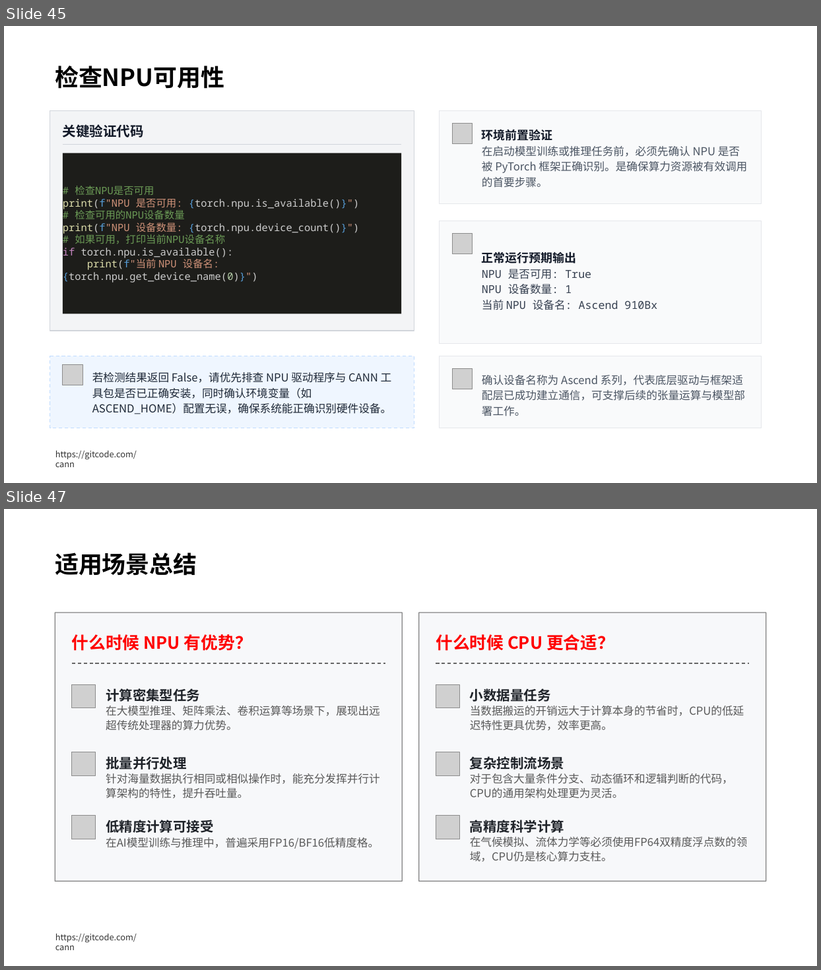
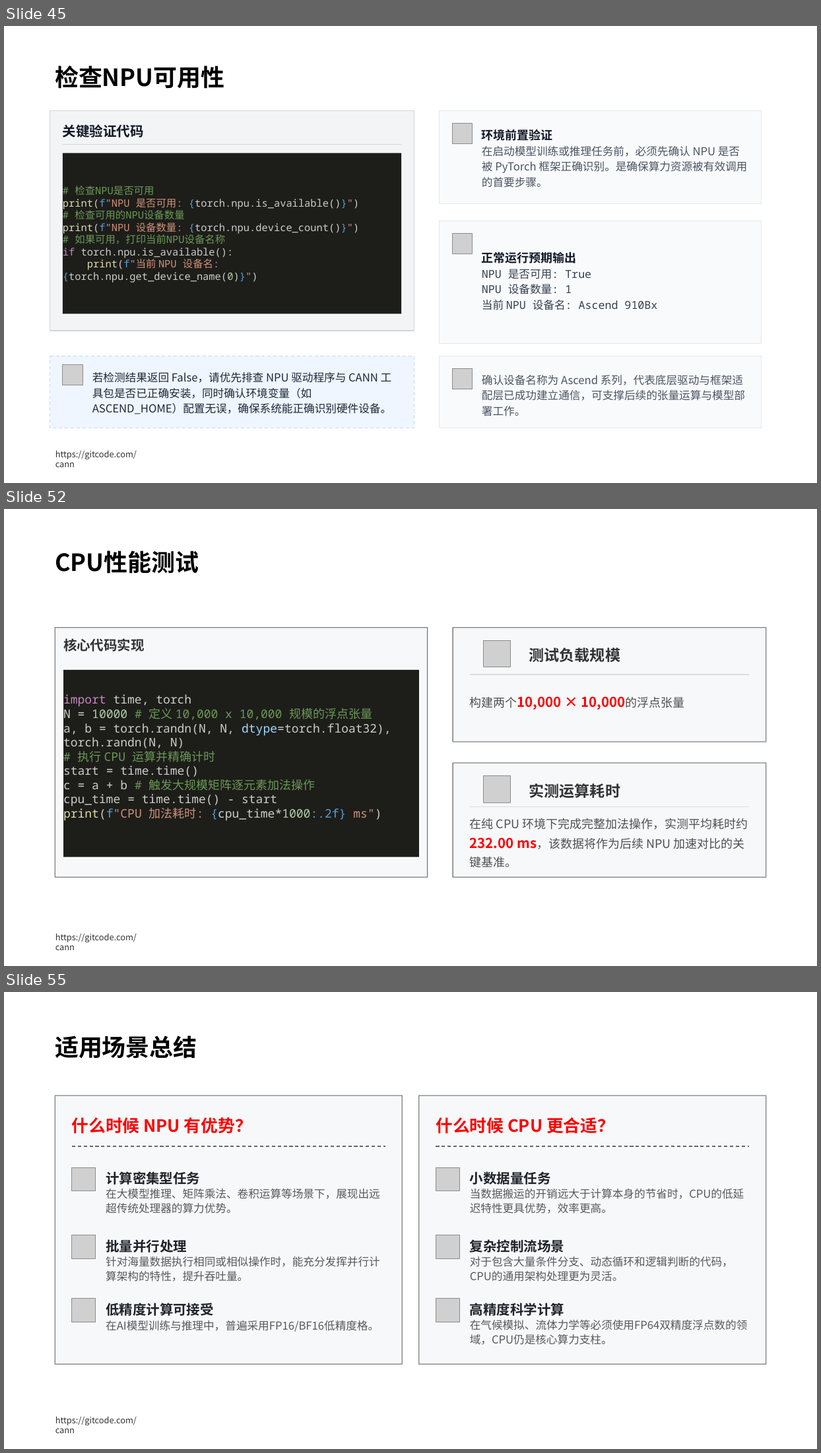
Before and after one commit to hicann/cann-learning-hub, a slide deck: quick_start/cann_basics/slides/artificial_intelligence_basics.pptx. Shown one above the other, each under a label of ours: slides 45 and 47 before the commit, slides 45, 52 and 55 after it; the slides between them are not shown. The pictures are 821x970 and 821x1453 pixels, drawn with LibreOffice and Linux fonts; fonts in the diff are those of the drawing; grey boxes stand for pictures; background and template pictures are left out. Boxes give left, top, right and bottom in pixels: in the first picture for what was removed or moved away, otherwise in the second. Text is boxed around its words. In the diff, an @@ line names an element or a change of style, - is before the commit and + after.

```diff
--- a/quick_start/cann_basics/slides/artificial_intelligence_basics.pptx
+++ b/quick_start/cann_basics/slides/artificial_intelligence_basics.pptx
@@ slide 52 added at [4, 509, 817, 966], background #FFFFFF; not listed: 1 template element that a slide beside it also shows @@
@@ text added at [55, 551, 199, 574], 28 pt, text #000000, bold @@
+CPU性能测试
@@ rounded rectangle added at [55, 627, 428, 877], fill #F7F8FA, outline #666666 1 pt @@
@@ rounded rectangle added at [453, 627, 766, 742], fill #F7F8FA, outline #666666 1 pt @@
@@ text added at [63, 638, 145, 652], 16 pt, text #333333, bold @@
+核心代码实现
@@ picture added at [484, 640, 510, 667] @@
@@ text added at [529, 648, 621, 662], 18 pt, text #333333, bold @@
+测试负载规模
@@ rectangle added at [63, 670, 418, 857], fill #1D1D1A, 14 pt, text #CCCCCC @@
+import time, torch
+N = 10000 # 定义 10,000 x 10,000 规模的浮点张量
+a, b = torch.randn(N, N, dtype=torch.float32), torch.randn(N, N)
+# 执行 CPU 运算并精确计时
+start = time.time()
+c = a + b # 触发大规模矩阵逐元素加法操作
+cpu_time = time.time() - start
+print(f"CPU 加法耗时: {cpu_time*1000:.2f} ms")
@@ line added from (470, 675) to (749, 675), #DDDDDD 1 pt @@
@@ text added at [470, 696, 626, 710], 16 pt, text #FF0000, bold @@
+构建两个10,000 × 10,000的浮点张量
@@ rounded rectangle added at [453, 763, 766, 878], fill #F7F8FA, outline #666666 1 pt @@
@@ picture added at [484, 776, 510, 803] @@
@@ text added at [529, 784, 621, 798], 18 pt, text #333333, bold @@
+实测运算耗时
@@ line added from (470, 807) to (749, 807), #DDDDDD 1 pt @@
@@ text added at [470, 819, 748, 868], 14 pt, text #505050 @@
+在纯 CPU 环境下完成完整加法操作，实测平均耗时约232.00 ms，该数据将作为后续 NPU 加速对比的关键基准。
@@ what was slide 47 is now slide 55 @@
```
Also in this commit, not shown: 8 slides changed, 9 other slides added, 1 slide removed, 1 other file.
